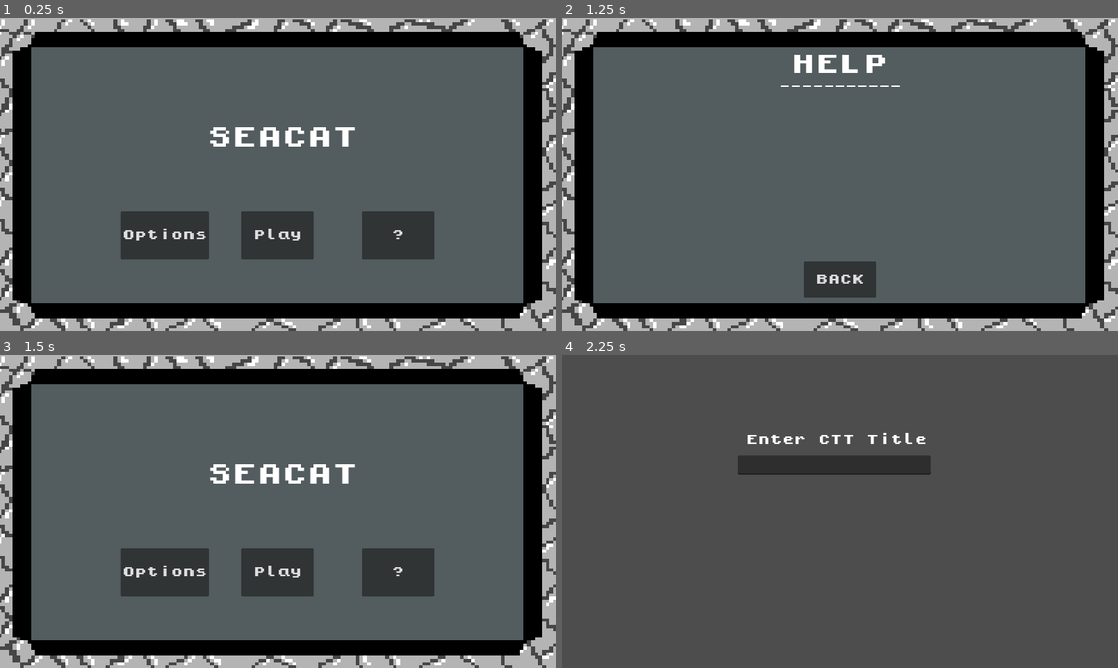
Above: before the commit, frames 1-4 (two rows, left to right).
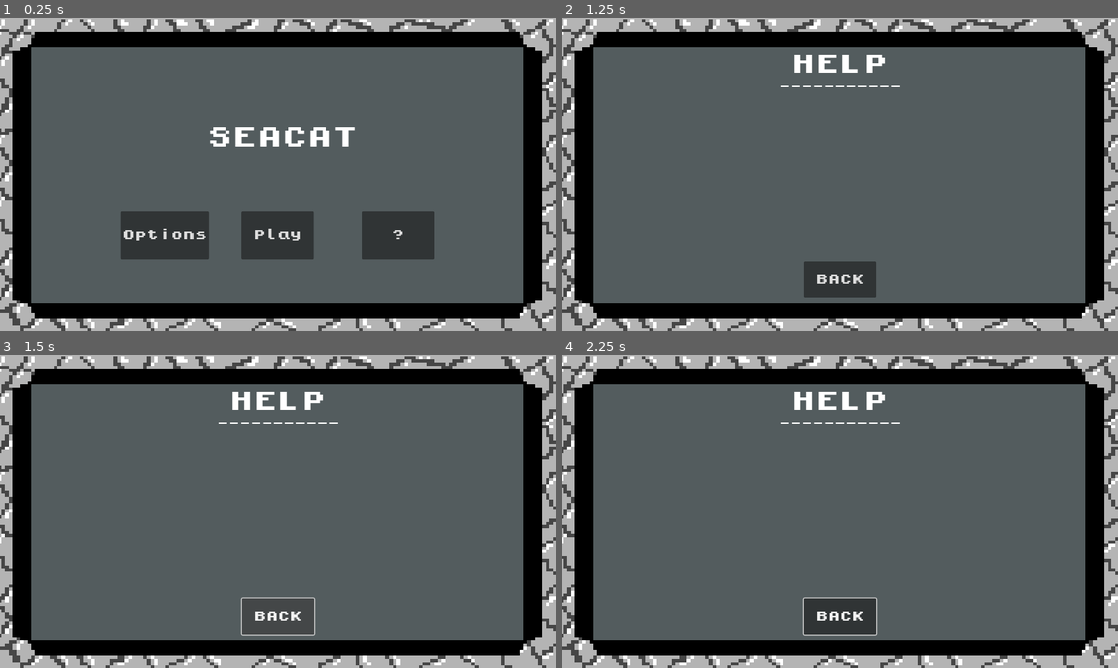
Above: after the commit, the same moments.

Repository: phan-andrew/demo3
Game: Godot game, scene res://start_screen.tscn
The game is run twice, just before and just after one commit, with the same random seed, the same clock (stepped at 60 frames per second) and the same inputs.
Inputs (mouse positions are in pixels of both pictures, inside the frame that each line leads up to):
- Up to frame 1 (0.25 s): no input
- Up to frame 2 (1.25 s): click "?" at 0.5 s
- Up to frame 3 (1.5 s): click "BACK" at 1.25 s
- Up to frame 4 (2.25 s): click (840, 570) at 2 s, where only the run before the commit has a clickable "Play"

Frames 1-2 are identical in both runs. In frame 3, 8.1% of the frame differs, in the area x 21-79%, y 11-90%; in frame 4, 30%, in the area x 0-100%, y 0-100%.

Commit message:
added csv file reading

Diff:
--- a/Control.gd
+++ b/Control.gd
@@ -1,16 +1,18 @@
 extends Control
 
 
-# Called when the node enters the scene tree for the first time.
+var example_dict={}
+
 func _ready():
-	pass # Replace with function body.
+	import_resources_data()
 
-
-# Called every frame. 'delta' is the elapsed time since the previous frame.
-func _process(delta):
-	pass
-
-
-func _on_back_button_pressed():
-	get_tree().change_scene_to_file("res://start_screen.tscn")
-	hide()
+func import_resources_data():
+	var file= FileAccess.open("res://data/ATT&CK.txt", FileAccess.READ)
+	while !file.eof_reached():
+		var data_set = Array(file.get_csv_line())
+		example_dict[example_dict.size()] = data_set
+	file.close()
+	var a=0
+	while a<5:
+		print(example_dict[a][0])
+		a+=1
Not shown: 1 places in cardthrow.tscn that only renumber resources
Not shown, added: data/ATT&CK.txt
